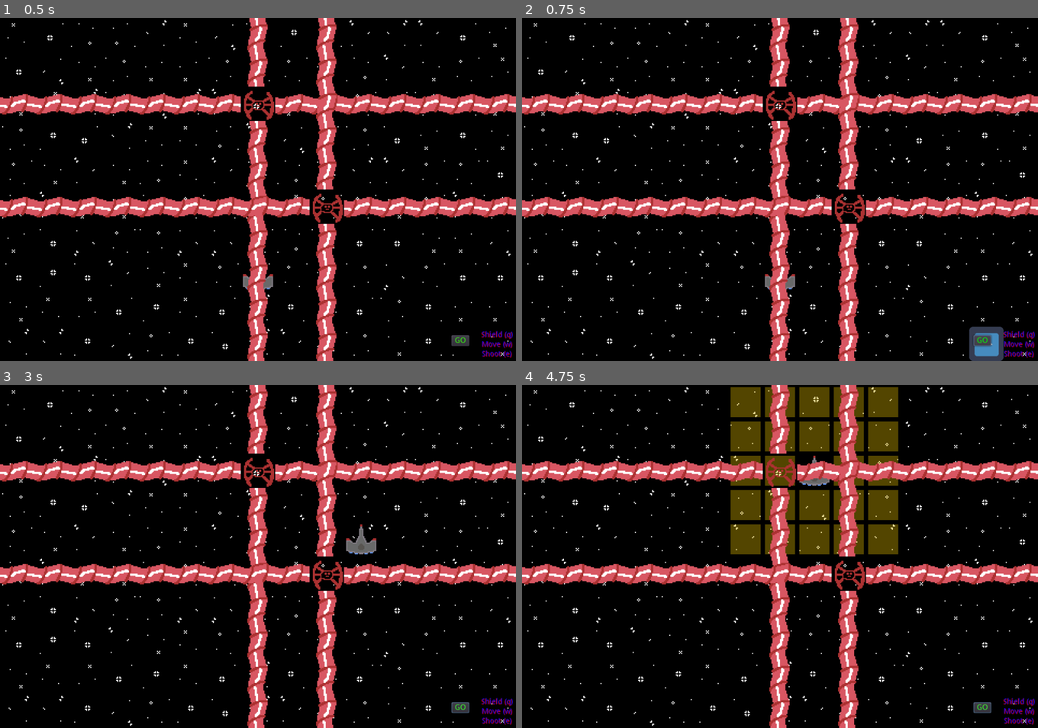
Above: before the commit, frames 1-4 (two rows, left to right).
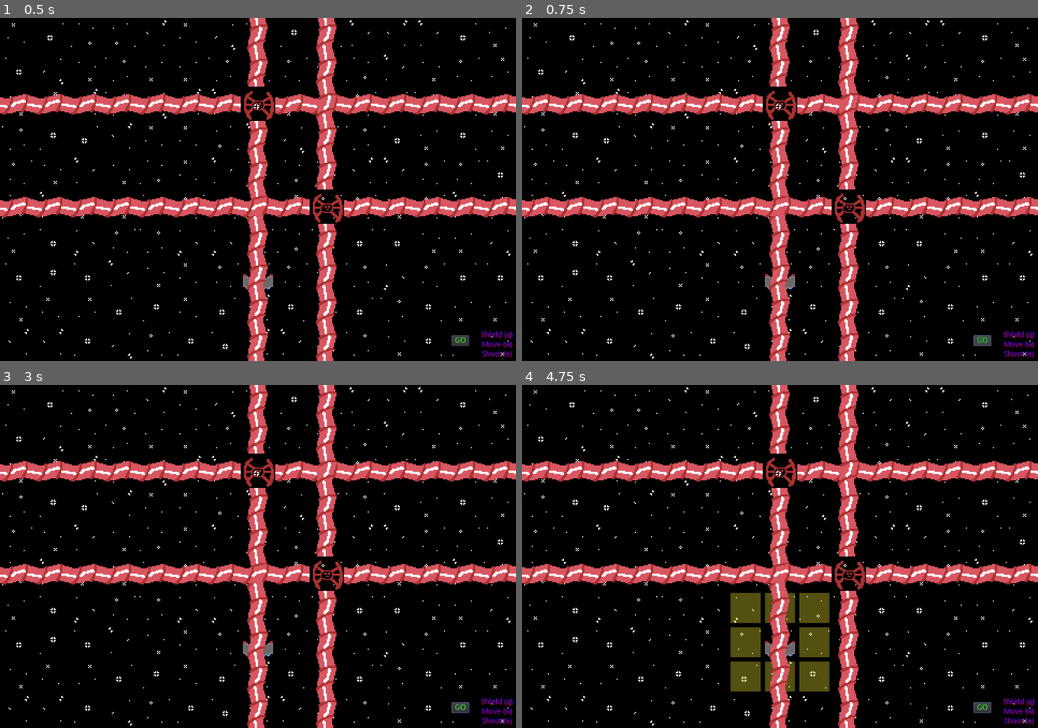
Above: after the commit, the same moments.

Repository: chybby/ldjam50
Game: Godot game, scene res://Main.tscn
The game is run twice, just before and just after one commit, with the same random seed, the same clock (stepped at 60 frames per second) and the same inputs. The engine's default icon, where the game draws it, is replaced by a stand-in: a white triangle on a blue panel in a dark square.
Inputs (mouse positions are in pixels of both pictures, inside the frame that each line leads up to):
- Up to frame 1 (0.5 s): no input
- Up to frame 2 (0.75 s): click "GO" at 0.5 s
- Up to frame 3 (3 s): click "GO" at 1.25 s; click "GO" at 2 s; tap Enter at 2.75 s; move the mouse to (371, 539) at 2.77 s; hold W (choose_move) from 2.78 s (still down); click (371, 539) at 2.92 s
- Up to frame 4 (4.75 s): tap Space at 3.5 s; move the mouse to (676, 573) at 3.52 s; release W (choose_move) at 3.53 s; tap Q (choose_shield) at 3.6 s; click (676, 573) at 3.67 s; tap Enter at 4.25 s; move the mouse to (831, 481) at 4.27 s; hold W (choose_move) from 4.28 s (still down); click (831, 481) at 4.42 s

Frame 1 is identical in both runs. In frame 2, 0.6% of the frame differs, in the area x 86-94%, y 90-100%; in frame 3, 0.4%; in frame 4, 13%, in the area x 40-73%, y 0-90%.

Commit message:
add moving character

Diff:
--- a/GameMap.gd
+++ b/GameMap.gd
@@ -12,12 +12,25 @@
     clear()
 
 func draw_valid_moves(position, max_distance):
-    var cellv = world_to_map(position)
+    var vms = get_valid_moves(position, max_distance)[1]
+    for v in vms:
+        hero.draw_valid_moves(vms)
+
+func get_valid_moves(position, max_distance):
+    # TODO: any need for < 0, > screen width check?
+    var valid_moves = []
+    var valid_moves_rel = []
     for x in range(-max_distance, max_distance+1):
         for y in range(-max_distance, max_distance+1):
             if x == 0 and y == 0:
                 continue
-            set_cell(cellv.x+x, cellv.y+y, 1)
+            var newx = position.x+x
+            var newy = position.y+y
+            if newx < 0 or newy < 0 or newx >= width or newy >= height:
+                continue
+            valid_moves.append(Vector2(newx, newy))
+            valid_moves_rel.append(Vector2(x, y))
+    return [valid_moves, valid_moves_rel]
 
 #func get_grid():
 #    var grid = []
@@ -32,12 +45,20 @@
 #    for enemy in enemies:
 #        grid[enemy.map_position.x][enemy.map_position.y].append(enemy)
 
-func init_hero():
-    var pos = Vector2(7, 7)
-    hero.map_position = pos
-    hero.position = map_to_world(pos)
+func set_hero(position):
+    hero.map_position = position
+    hero.position = map_to_world(position)
 
 func move_hero(position):
+    var valid_moves = get_valid_moves(hero.map_position, 1)[0]
+    var is_valid = false
+    for v in valid_moves:
+        if position == v:
+            is_valid = true
+            break
+    if not is_valid:
+        return
+
     hero.map_position = position
     hero.position = map_to_world(position)
 
@@ -71,18 +92,20 @@
     if hovered_position == null:
         return
 
+func _process(delta):
+    if hero.active_state == hero.STATE_NONE:
+        hero.clear_valid_moves()
+    if hero.active_state == hero.STATE_MOVE:
+        draw_valid_moves(world_to_map(hero.position), 1)
+
 func _input(event):
     if event is InputEventMouseButton:
         if event.pressed:
             if hero.active_state == hero.STATE_MOVE:
                 move_hero(world_to_map(event.position))
-                clear()
                 hero.active_state = hero.STATE_NONE
-            mouse_down()
-        else:
-            mouse_up()
-    elif event is InputEventMouseMotion:
-        mouse_hover(world_to_map(event.position))
+#    elif event is InputEventMouseMotion:
+#        mouse_hover(game_map.world_to_map(event.position))
 
 func _notification(event):
     if event == NOTIFICATION_WM_MOUSE_EXIT:
--- a/GameMap.tscn
+++ b/GameMap.tscn
@@ -1,9 +1,8 @@
-[gd_scene load_steps=6 format=2]
+[gd_scene load_steps=5 format=2]
 
 [ext_resource path="res://GameMap.gd" type="Script" id=1]
 [ext_resource path="res://icon.png" type="Texture" id=2]
 [ext_resource path="res://Hero.tscn" type="PackedScene" id=3]
-[ext_resource path="res://valid_move.png" type="Texture" id=4]
 
 [sub_resource type="TileSet" id=1]
 0/name = "icon.png 0"
@@ -20,20 +19,6 @@
 0/shape_one_way_margin = 0.0
 0/shapes = [  ]
 0/z_index = 0
-1/name = "valid_move.png 1"
-1/texture = ExtResource( 4 )
-1/tex_offset = Vector2( 0, 0 )
-1/modulate = Color( 1, 0.866667, 0, 1 )
-1/region = Rect2( 0, 0, 64, 64 )
-1/tile_mode = 0
-1/occluder_offset = Vector2( 0, 0 )
-1/navigation_offset = Vector2( 0, 0 )
-1/shape_offset = Vector2( 0, 0 )
-1/shape_transform = Transform2D( 1, 0, 0, 1, 0, 0 )
-1/shape_one_way = false
-1/shape_one_way_margin = 0.0
-1/shapes = [  ]
-1/z_index = 0
 
 [node name="GameMap" type="TileMap"]
 tile_set = SubResource( 1 )
--- a/Hero.gd
+++ b/Hero.gd
@@ -2,13 +2,20 @@
 
 
 var map_position
-onready var GameMap = get_parent()
 
 enum {STATE_NONE, STATE_SHIELD, STATE_WEAPON, STATE_MOVE}
 var active_state = STATE_NONE
-var max_move_distance = 2
+var max_move_distance = 1
 
 var shield_angle = 0
+
+func draw_valid_moves(valid_moves):
+    var tile_set = $ValidMoves
+    for v in valid_moves:
+        tile_set.set_cell(v.x, v.y, 0)
+
+func clear_valid_moves():
+    $ValidMoves.clear()
 
 func _input(event):
     if Input.is_action_pressed("choose_shield"):
@@ -20,7 +27,6 @@
         pass
     elif event is InputEventMouseMotion:
         shield_angle = $ShieldPosition.get_angle_to(event.position)
-        print(shield_angle)
         if shield_angle < -3*PI/4:
             shield_angle = PI
         elif shield_angle < -PI/4:
@@ -50,9 +56,5 @@
 #	if active_state == STATE_WEAPON:
 #		# display weapons primed?
 #		# cursor with attack icon?
-    if active_state == STATE_MOVE:
+#    if active_state == STATE_MOVE:
         # get position on grid
-        GameMap.draw_valid_moves(self.position, max_move_distance)
-
-
-#		# display valid move blocks?
--- a/Hero.tscn
+++ b/Hero.tscn
@@ -1,8 +1,25 @@
-[gd_scene load_steps=4 format=2]
+[gd_scene load_steps=6 format=2]
 
 [ext_resource path="res://ship-scaled.png" type="Texture" id=1]
 [ext_resource path="res://Shield.gd" type="Script" id=2]
 [ext_resource path="res://Hero.gd" type="Script" id=3]
+[ext_resource path="res://valid_move.png" type="Texture" id=4]
+
+[sub_resource type="TileSet" id=1]
+0/name = "valid_move.png 0"
+0/texture = ExtResource( 4 )
+0/tex_offset = Vector2( 0, 0 )
+0/modulate = Color( 1, 1, 1, 1 )
+0/region = Rect2( 0, 0, 64, 64 )
+0/tile_mode = 0
+0/occluder_offset = Vector2( 0, 0 )
+0/navigation_offset = Vector2( 0, 0 )
+0/shape_offset = Vector2( 0, 0 )
+0/shape_transform = Transform2D( 1, 0, 0, 1, 0, 0 )
+0/shape_one_way = false
+0/shape_one_way_margin = 0.0
+0/shapes = [  ]
+0/z_index = 0
 
 [node name="Hero" type="Sprite"]
 texture = ExtResource( 1 )
@@ -15,3 +32,7 @@
 
 [node name="ShieldPosition" type="Position2D" parent="."]
 position = Vector2( 32, 32 )
+
+[node name="ValidMoves" type="TileMap" parent="."]
+tile_set = SubResource( 1 )
+format = 1
--- a/Main.gd
+++ b/Main.gd
@@ -7,7 +7,7 @@
 onready var game_map = $GameMap
 
 func _ready():
-    game_map.init_hero()
+    game_map.set_hero(Vector2(7, 7))
 
     spawn_enemies()
     enemies_telegraph_actions()
